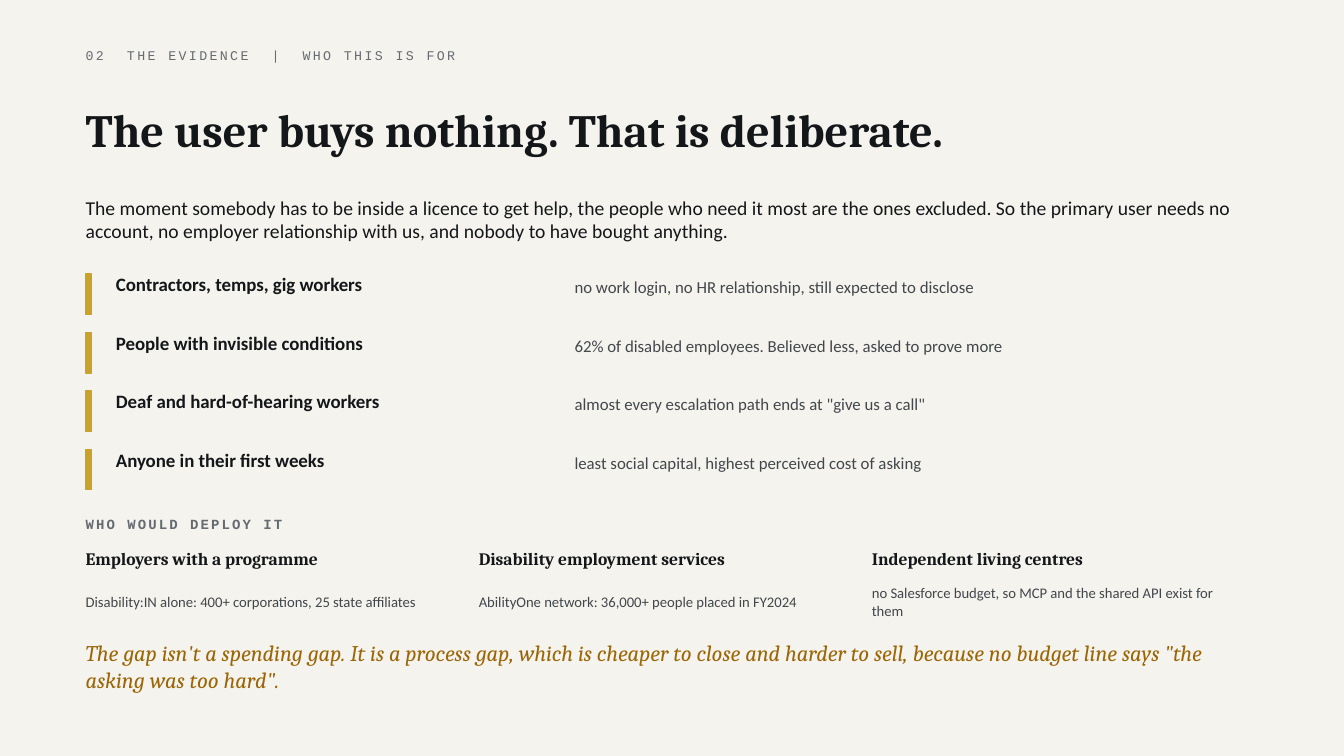
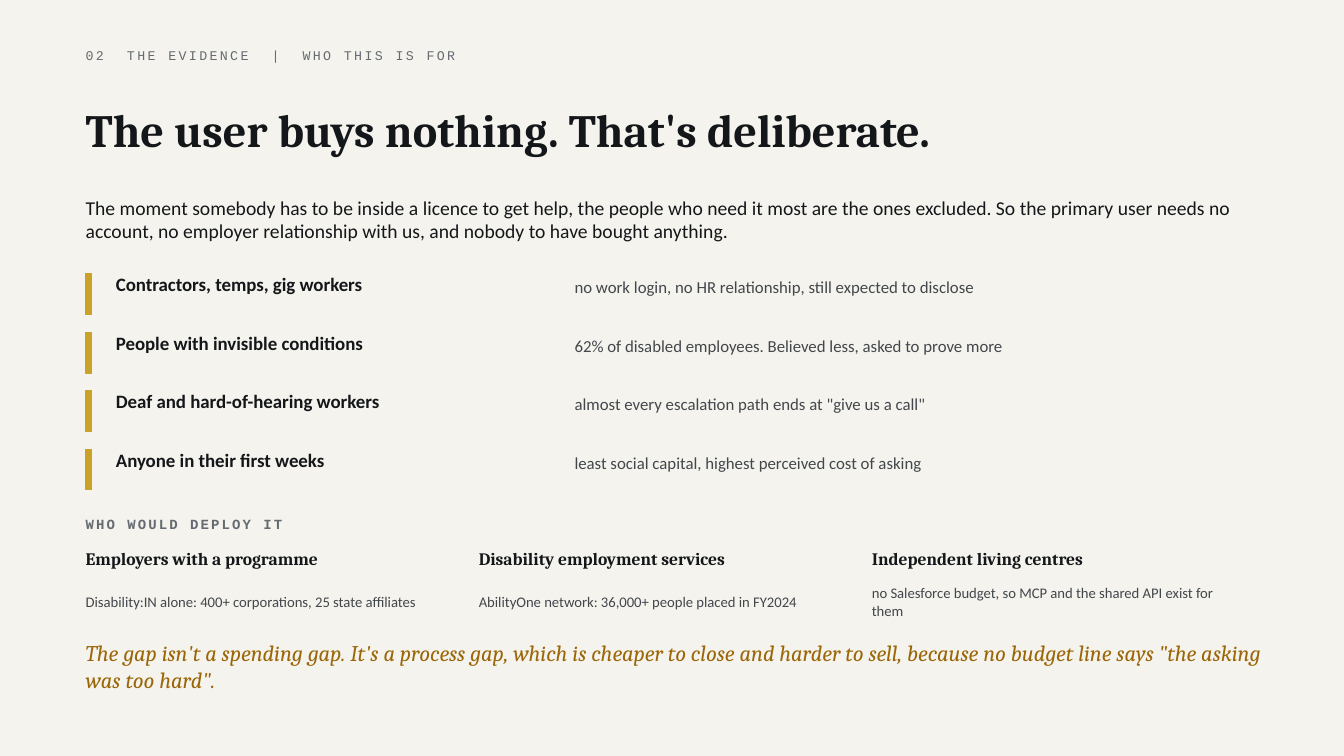
Before and after one commit to parthsevak2/curb-cut, a slide deck: slide 12 of deck/Curb-Cut.pptx. Drawn at 1344x756 pixels with LibreOffice and Linux fonts; fonts in the diff are those of the drawing. Boxes give left, top, right and bottom in pixels: in the first picture for what was removed or moved away, otherwise in the second. Text is boxed around its words. In the diff, an @@ line names an element or a change of style, - is before the commit and + after.

```diff
--- a/deck/Curb-Cut.pptx
+++ b/deck/Curb-Cut.pptx
@@ text at bbox=[86, 114, 930, 157]: text changed @@
-The user buys nothing. That is deliberate.
+The user buys nothing. That's deliberate.
@@ text at bbox=[86, 645, 1260, 688]: text changed @@
-The gap isn't a spending gap. It is a process gap, which is cheaper to close and harder to sell, because no budget line says "the asking was too hard".
+The gap isn't a spending gap. It's a process gap, which is cheaper to close and harder to sell, because no budget line says "the asking was too hard".
```
Also in this commit, not shown: 6 other slides changed, 2 other files.
